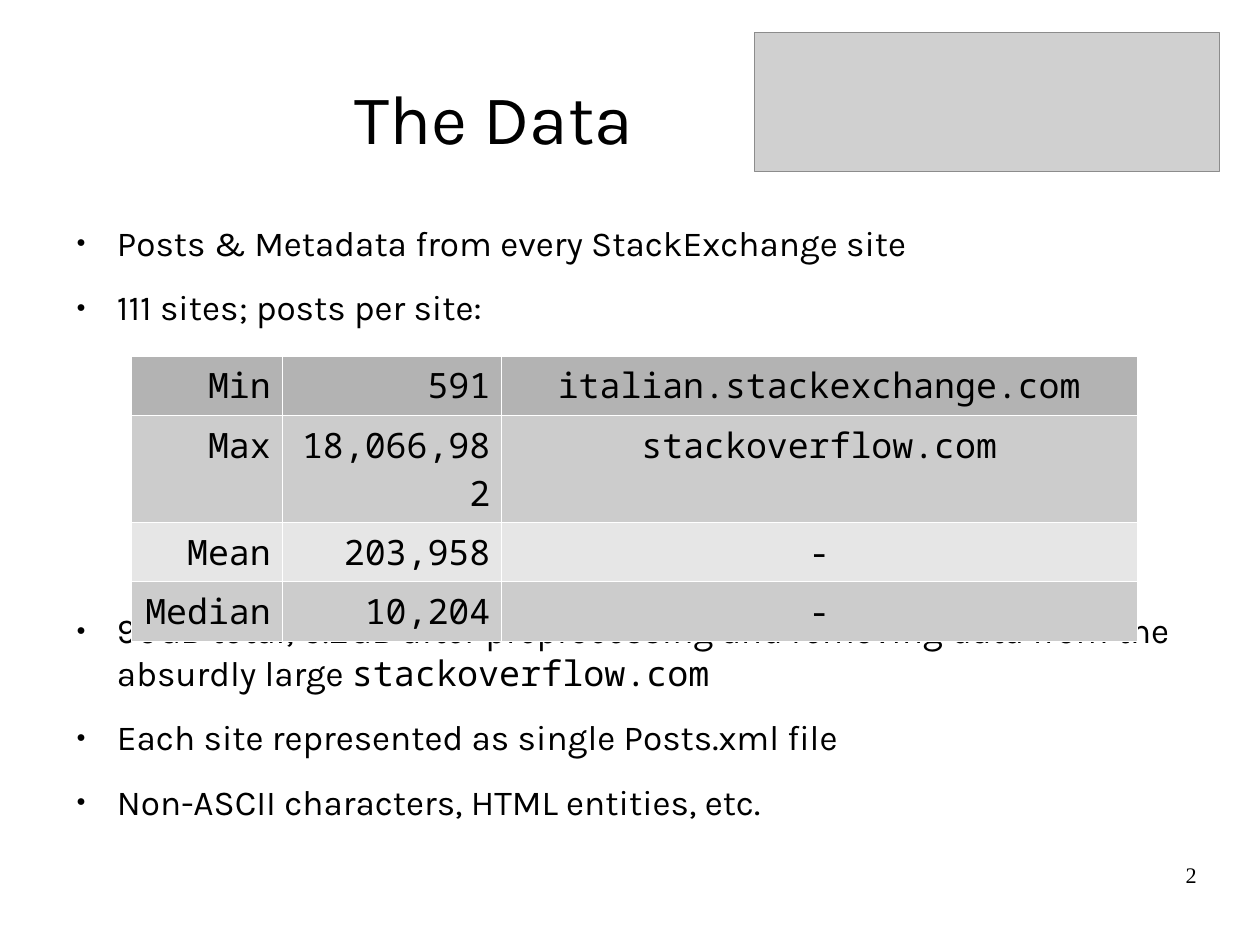
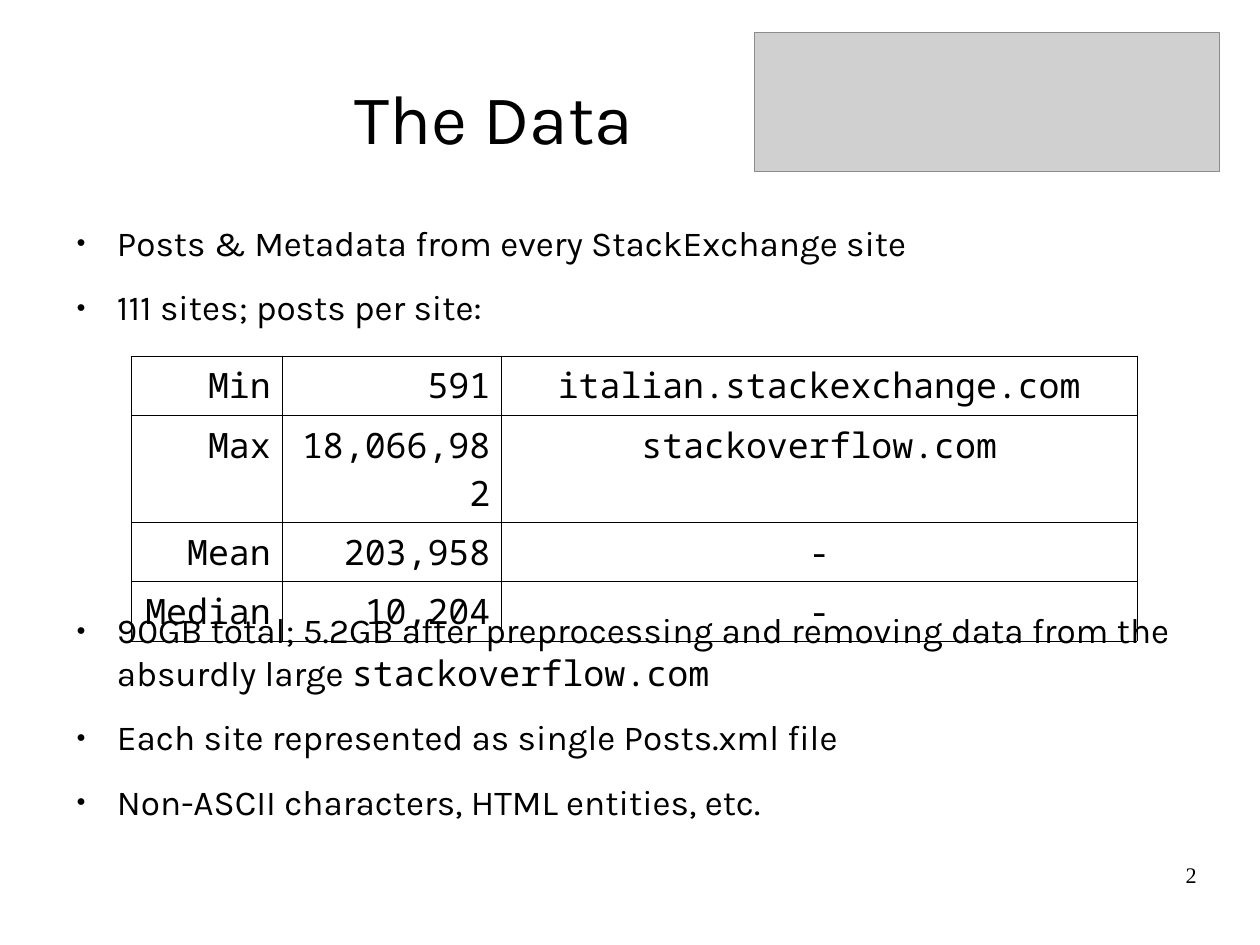
Before and after one commit to jrouly/stackmining, a slide deck: slide 2 of presentation/rouly_wells_presentation.odp. Drawn at 1260x945 pixels with LibreOffice and Linux fonts; fonts in the diff are those of the drawing; grey boxes stand for pictures; background and template pictures are left out. Boxes give left, top, right and bottom in pixels: in the first picture for what was removed or moved away, otherwise in the second. Text is boxed around its words. In the diff, an @@ line names an element or a change of style, - is before the commit and + after.

```diff
--- a/presentation/rouly_wells_presentation.odp
+++ b/presentation/rouly_wells_presentation.odp
@@ table at (131,356,1138,638) @@
@@ fill #B3B3B3 to none in row 1 @@
@@ fill #CCCCCC to none in 6 cells @@
@@ fill #E6E6E6 to none in row 3 @@
@@ borders changed @@
```
Also in this commit, not shown: 2 other slides changed, 1 slide added, 1 slide removed.
